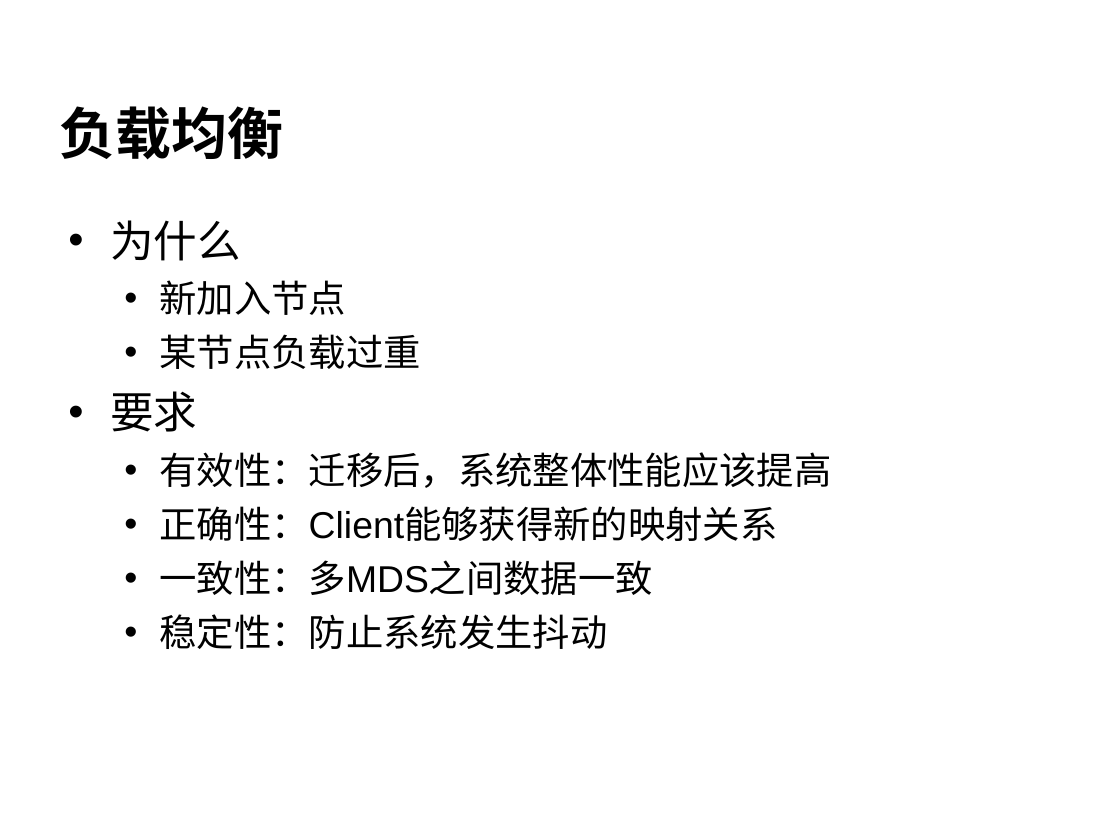
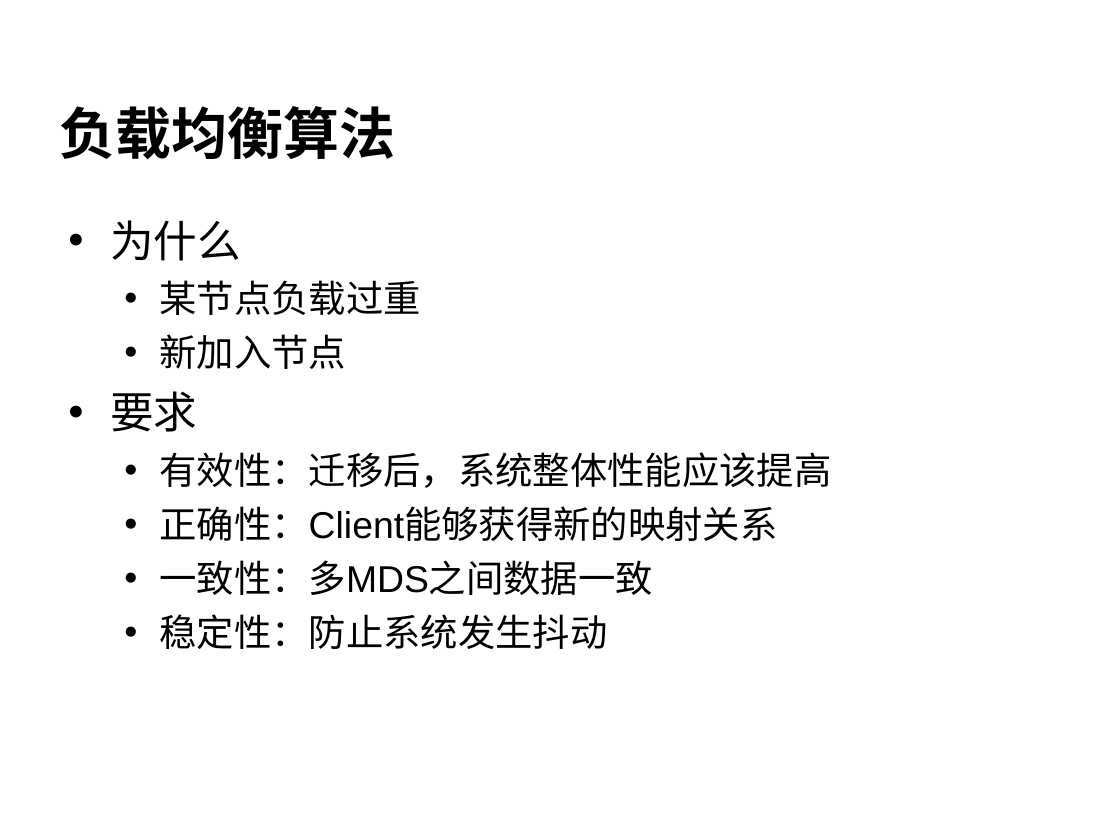
Before and after one commit to cheliequan/idning-paper, a slide deck: slide 13 of draft/答辩.ppt (slide 14 before the commit). Drawn at 1120x840 pixels with LibreOffice and Linux fonts; fonts in the diff are those of the drawing; background and template pictures are left out. Boxes give left, top, right and bottom in pixels: in the first picture for what was removed or moved away, otherwise in the second. Text is boxed around its words. In the diff, an @@ line names an element or a change of style, - is before the commit and + after.

```diff
--- a/draft/答辩.ppt
+++ b/draft/答辩.ppt
@@ title at box(60, 106, 396, 160): text changed @@
-负载均衡
+负载均衡算法
@@ text at box(159, 280, 420, 315): paragraph added @@
+  • 某节点负载过重
@@ text at box(159, 334, 420, 369): paragraph removed @@
-  • 某节点负载过重
```
Also in this commit, not shown: 9 other slides changed, 2 slides added, 5 slides removed, 1 other file.
